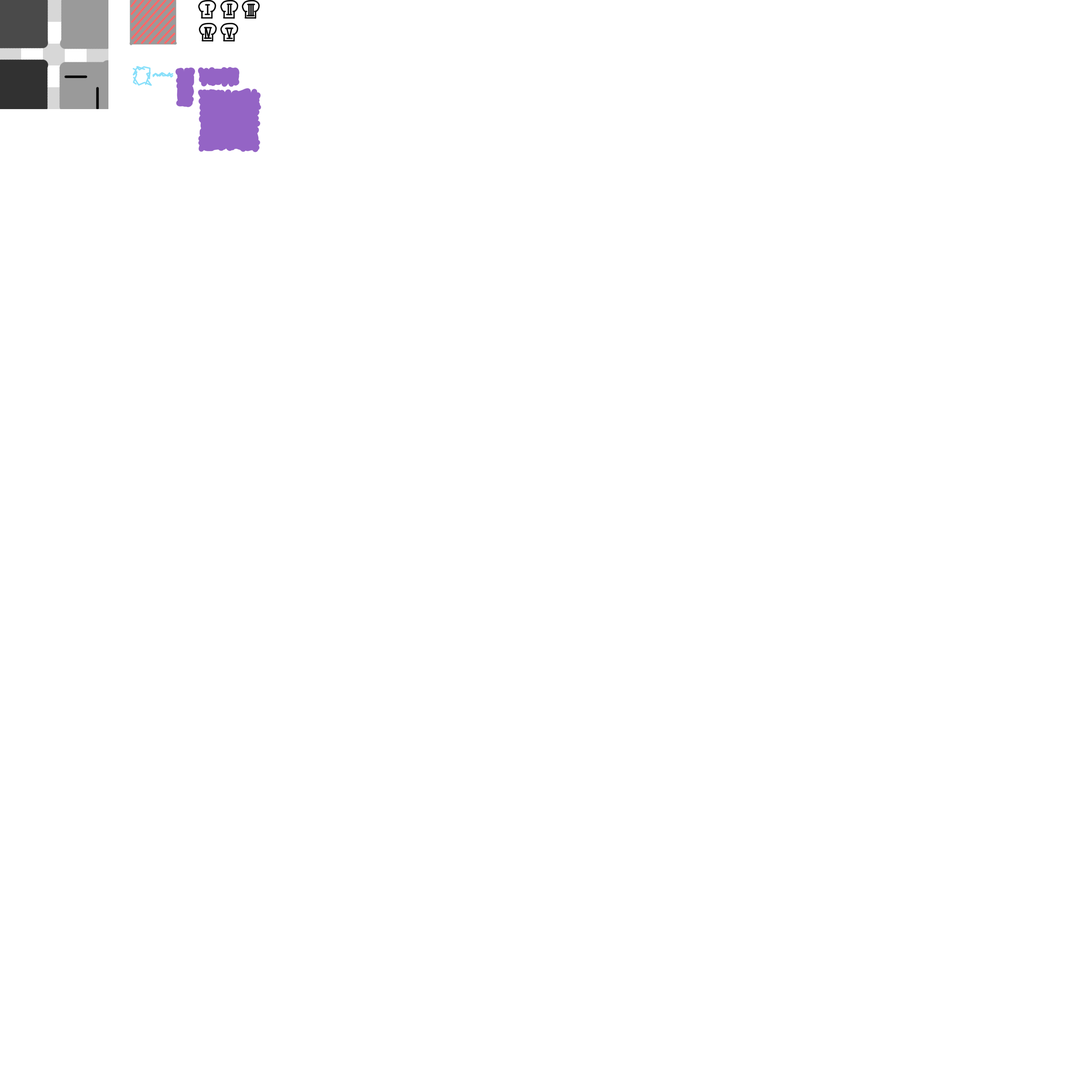
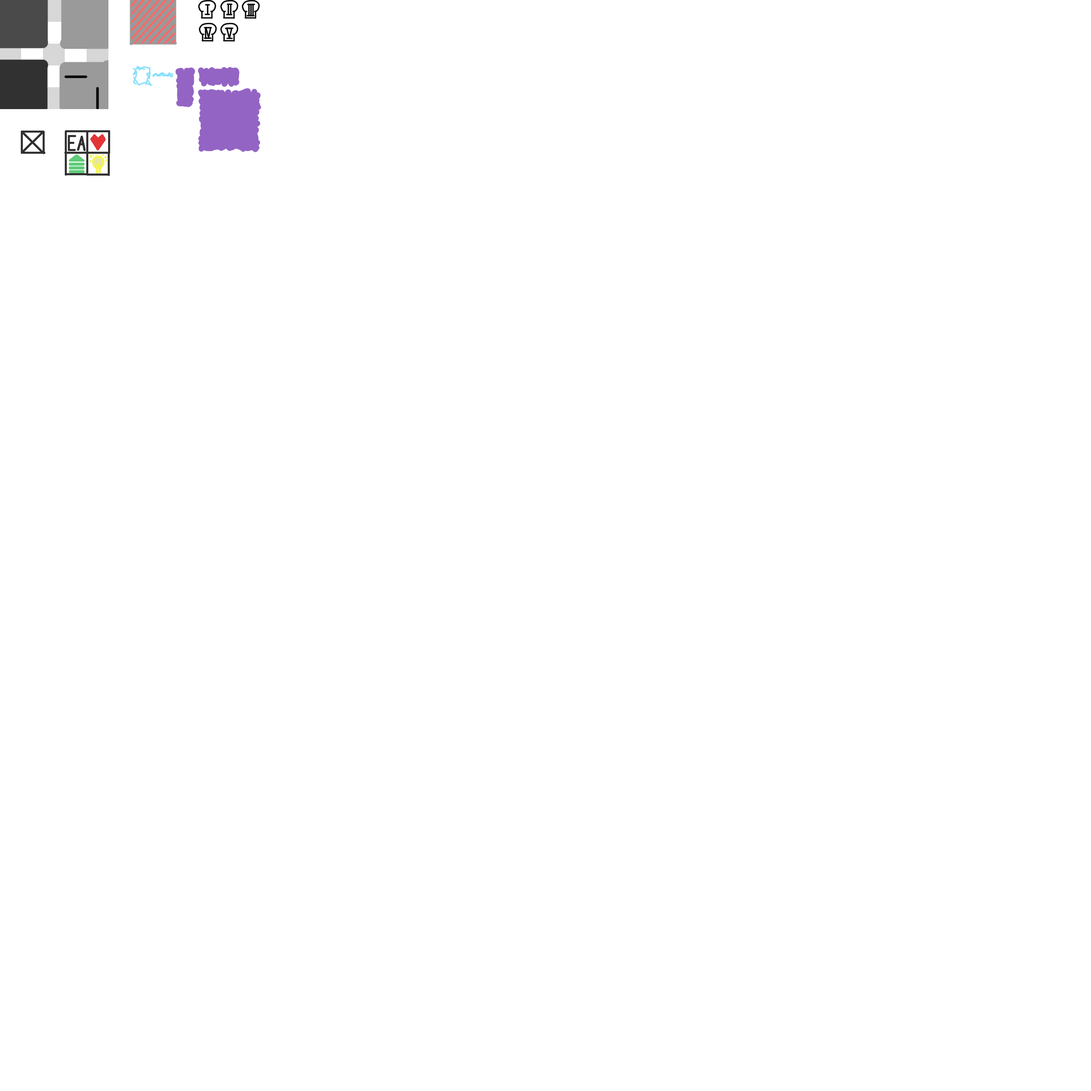
Revision of a layered 1091 x 1091 image; what changed, layer by layer:
painted on "Calque 1" over (x1=20, y1=130, x2=111, y2=177)
